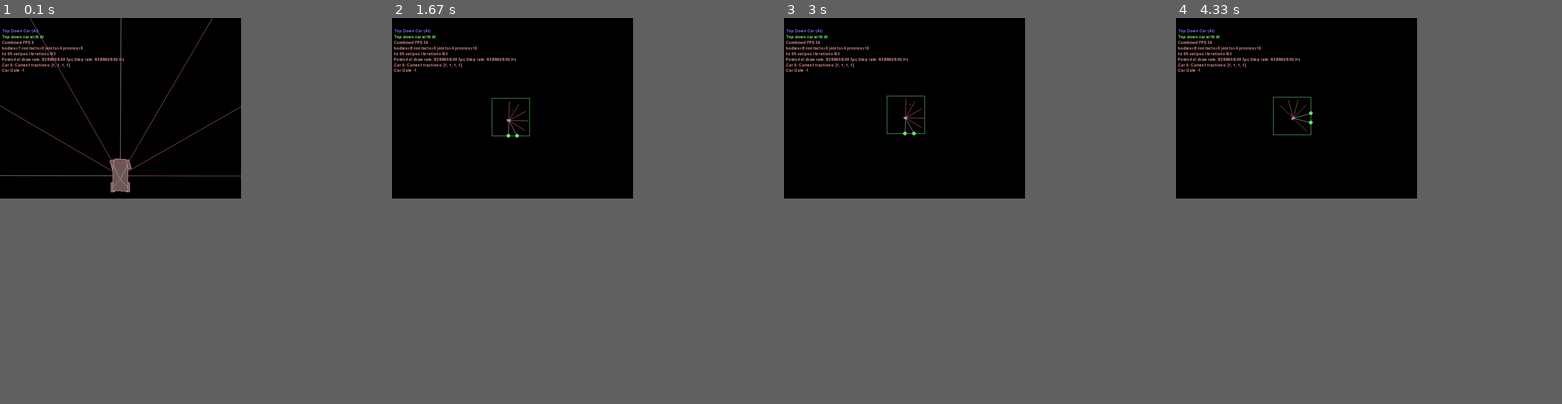
Above: before the commit, frames 1-4 (left to right).
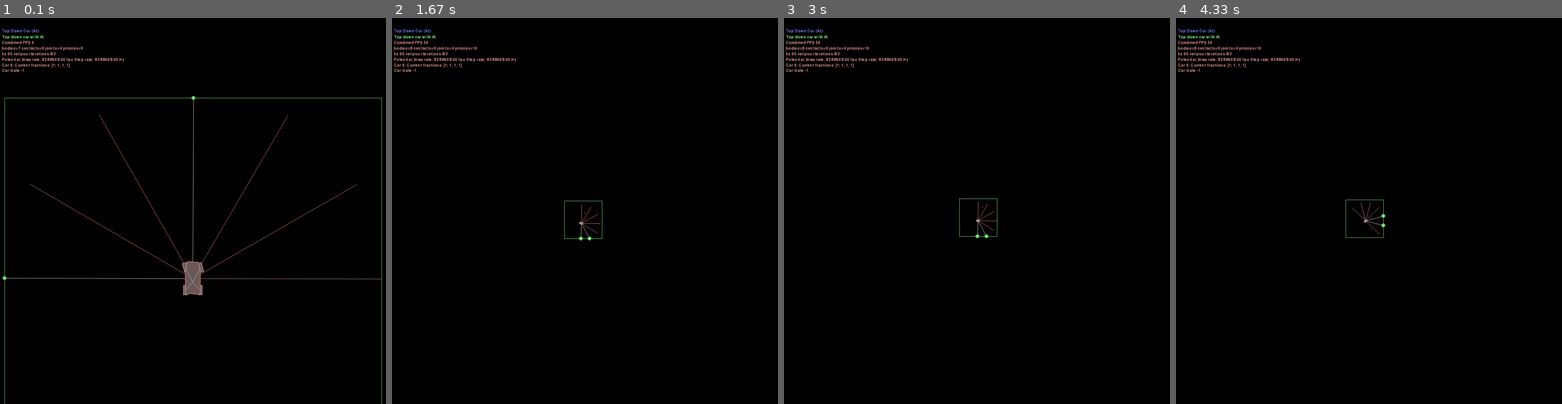
Above: after the commit, the same moments.

Repository: Alluvial-Gold/super-duper-potato-ml
Game: pygame game, started from carPhysics/TDCarAiFramework.py
Two runs of this game, one before a commit and one after it. Both use one fixed random seed, a clock stepped at 60 frames per second and the inputs below.
Inputs (mouse positions are in pixels of both pictures, inside the frame that each line leads up to):
- Up to frame 1 (0.1 s): no input
- Up to frame 2 (1.67 s): tap Space at 0.33, 0.73, 1.03, 1.23, 1.57 s; hold Right 0.67-1.13 s; move the mouse to (588, 238) at 0.7 s; tap Z at 0.82 s; hold Up 1.17-1.47 s; move the mouse to (492, 214) at 1.2 s; tap Home at 1.32 s; hold Right from 1.5 s (still down); move the mouse to (623, 295) at 1.53 s
- Up to frame 3 (3 s): tap Space at 1.87, 2.07, 2.37, 2.63, 2.97 s; release Right at 1.97 s; hold Left 2-2.53 s; move the mouse to (857, 299) at 2.03 s; tap Z at 2.15 s; hold Down 2.57-2.87 s; move the mouse to (1119, 346) at 2.6 s; tap Home at 2.72 s; hold Left from 2.9 s (still down); move the mouse to (1023, 245) at 2.93 s
- Up to frame 4 (4.33 s): tap Space at 3.27, 3.4, 3.8, 4.1 s; release Left at 3.3 s; hold Up 3.33-3.7 s; move the mouse to (1376, 79) at 3.37 s; tap Z at 3.48 s; hold Right from 3.73 s (still down); move the mouse to (1276, 133) at 3.77 s; tap Home at 3.88 s
In our replay, the window is 562x421 before the commit and 900x900 after it. These sizes can differ from the game's own. Grey fills any space a smaller window leaves; there, only what the larger window draws over its background counts as a difference.

The runs differ from the first frame. In frame 1, 2.7% of the frame differs, in the area x 0-99%, y 0-100%; in frame 2, 0.5%; in frame 3, 0.5%; in frame 4, 0.5%.

Commit message:
Increase size of pygame display window

Diff:
--- a/carPhysics/pygame_framework.py
+++ b/carPhysics/pygame_framework.py
@@ -235,7 +235,7 @@
         pygame.display.set_caption(caption)
 
         # Screen and debug draw
-        self.screen = pygame.display.set_mode((640, 480))
+        self.screen = pygame.display.set_mode((1024, 1024))
         self.screenSize = b2Vec2(*self.screen.get_size())
 
         self.renderer = PygameDraw(surface=self.screen, test=self)
